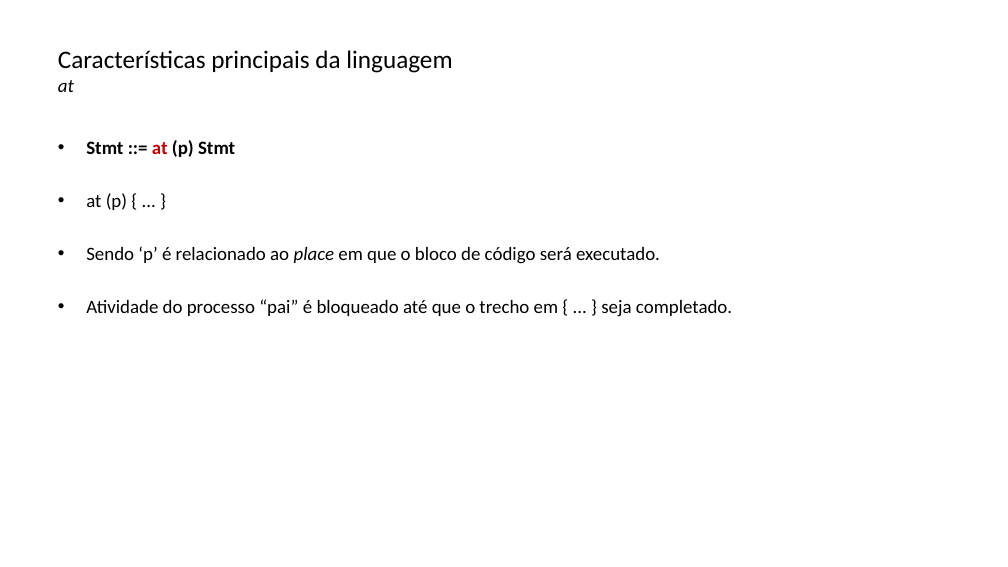
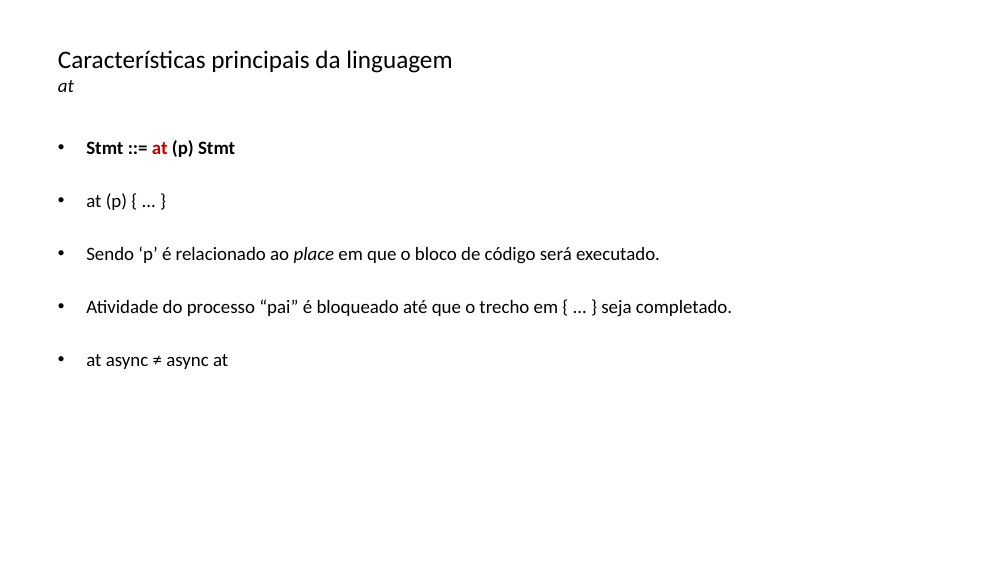
Before and after one commit to lquatrin/inf2591, a slide deck: slide 21 of x10.pptx (slide 20 before the commit). Drawn at 1008x567 pixels with LibreOffice and Linux fonts; fonts in the diff are those of the drawing. Boxes give left, top, right and bottom in pixels: in the first picture for what was removed or moved away, otherwise in the second. Text is boxed around its words. In the diff, an @@ line names an element or a change of style, - is before the commit and + after.

```diff
--- a/x10.pptx
+++ b/x10.pptx
@@ text at [86,354,228,369]: paragraph added @@
+• at async ≠ async at
```
Also in this commit, not shown: 11 other slides changed, 2 slides added, 2 slides removed, 5 other files.
